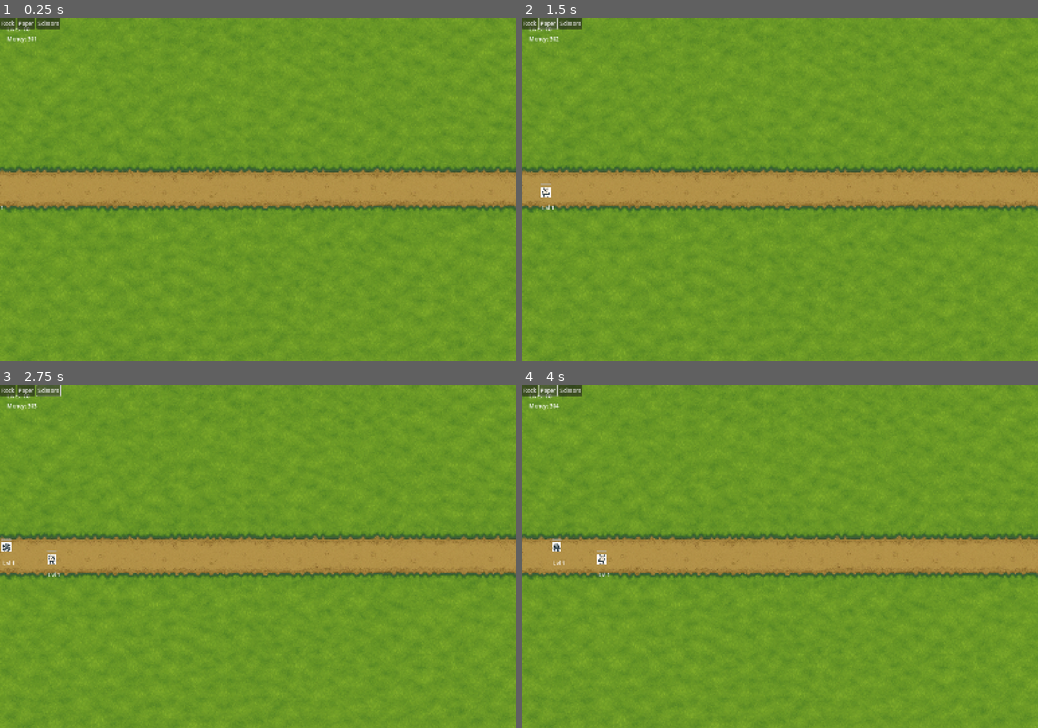
Above: before the commit, frames 1-4 (two rows, left to right).
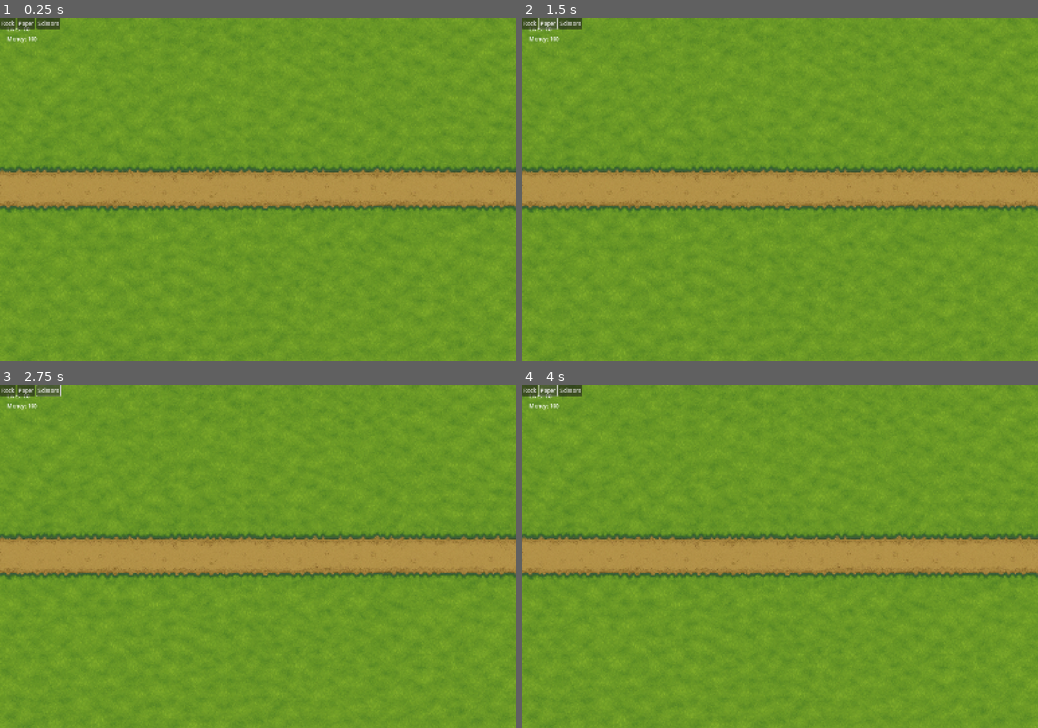
Above: after the commit, the same moments.

Repository: TadyJanko/RPSTowerDefense
Game: Godot game, scene res://scenes/Main.tscn
Two runs of this game, one before a commit and one after it. Both use one fixed random seed, a clock stepped at 60 frames per second and the inputs below.
Inputs:
- Up to frame 1 (0.25 s): no input
- Up to frame 2 (1.5 s): click "Rock" at 0.5 s; click "Paper" at 1.25 s
- Up to frame 3 (2.75 s): click "Scissors" at 2 s
- Up to frame 4 (4 s): click "Rock" at 2.75 s; click "Paper" at 3.5 s

The runs differ from the first frame. In frame 1, less than 0.1% of the frame differs, in the area x 0-8%, y 5-56%; in frame 2, less than 0.1%; in frame 3, 0.2%, in the area x 0-12%, y 5-56%; in frame 4, 0.2%.
Error before the commit: Invalid assignment of property or key 'text' with value of type 'String' on a base object of type 'null instance'. (res://scripts/Main.gd:173)
Error after the commit: Parse Error: Preload file "res://scenes/Tower_Slow.tscn" does not exist. (res://scripts/Main.gd:12)

Commit message:
Add 'End Game' button to game over screen

Diff:
--- a/scripts/Main.gd
+++ b/scripts/Main.gd
@@ -8,7 +8,9 @@
 var tower_scenes = {
 	"rock": preload("res://scenes/Tower_Rock.tscn"),
 	"paper": preload("res://scenes/Tower_Paper.tscn"),
-	"scissors": preload("res://scenes/Tower_Scissors.tscn")
+	"scissors": preload("res://scenes/Tower_Scissors.tscn"),
+	"slow": preload("res://scenes/Tower_Slow.tscn"),
+	"money": preload("res://scenes/Tower_Money.tscn")
 }
 var spawn_timer = 0
 var spawn_delay = 2.0  # seconds between spawns
@@ -27,7 +29,17 @@
 	$UI/TowerButtons/PaperButton.pressed.connect(_on_paper_button_pressed)
 	$UI/TowerButtons/ScissorsButton.pressed.connect(_on_scissors_button_pressed)
 	$UI/ExitButton.pressed.connect(_on_exit_button_pressed)
-
+	# Dynamically create and connect Slow and Money buttons
+	var slow_button = Button.new()
+	slow_button.name = "SlowButton"
+	slow_button.text = "Slow"
+	slow_button.pressed.connect(_on_slow_button_pressed)
+	$UI/TowerButtons.add_child(slow_button)
+	var money_button = Button.new()
+	money_button.name = "MoneyButton"
+	money_button.text = "Money"
+	money_button.pressed.connect(_on_money_button_pressed)
+	$UI/TowerButtons.add_child(money_button)
 	# Connect tower selection signals
 	for tower in get_tree().get_nodes_in_group("towers"):
 		tower.tower_selected.connect(_on_tower_selected)
@@ -59,6 +71,10 @@
 			tower.show_range(true)
 		else:
 			tower.show_range(false)
+
+	# Always update upgrade/sell button state if a tower is selected
+	if selected_tower:
+		update_tower_buttons()
 
 	round_timer -= delta
 	if round_timer <= 0:
@@ -112,6 +128,12 @@
 
 func _on_scissors_button_pressed():
 	selected_tower_type = "scissors"
+
+func _on_slow_button_pressed():
+	selected_tower_type = "slow"
+
+func _on_money_button_pressed():
+	selected_tower_type = "money"
 
 func _on_tower_selected(tower):
 	selected_tower_type = null
@@ -246,6 +268,16 @@
 	restart_button.position = Vector2(668, 600)
 	restart_button.pressed.connect(_on_restart_button_pressed)
 	overlay.add_child(restart_button)
+	# End Game button
+	var end_button = Button.new()
+	end_button.text = "End Game"
+	end_button.size = Vector2(200, 60)
+	end_button.position = Vector2(668, 700)
+	end_button.pressed.connect(_on_end_button_pressed)
+	overlay.add_child(end_button)
 
 func _on_restart_button_pressed():
 	get_tree().reload_current_scene()
+
+func _on_end_button_pressed():
+	get_tree().quit()
